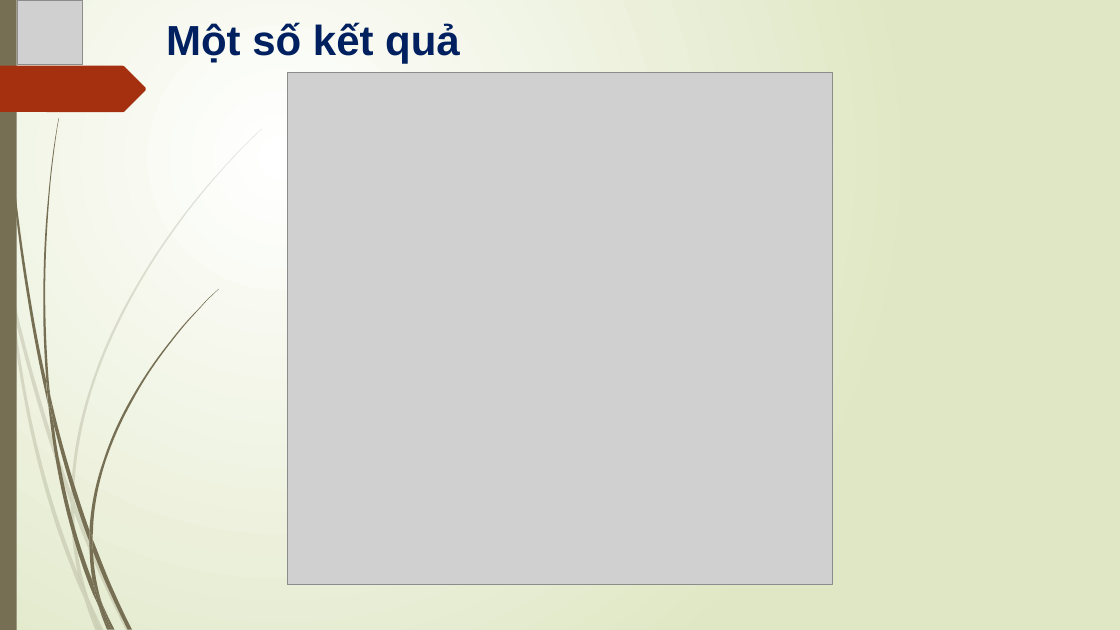
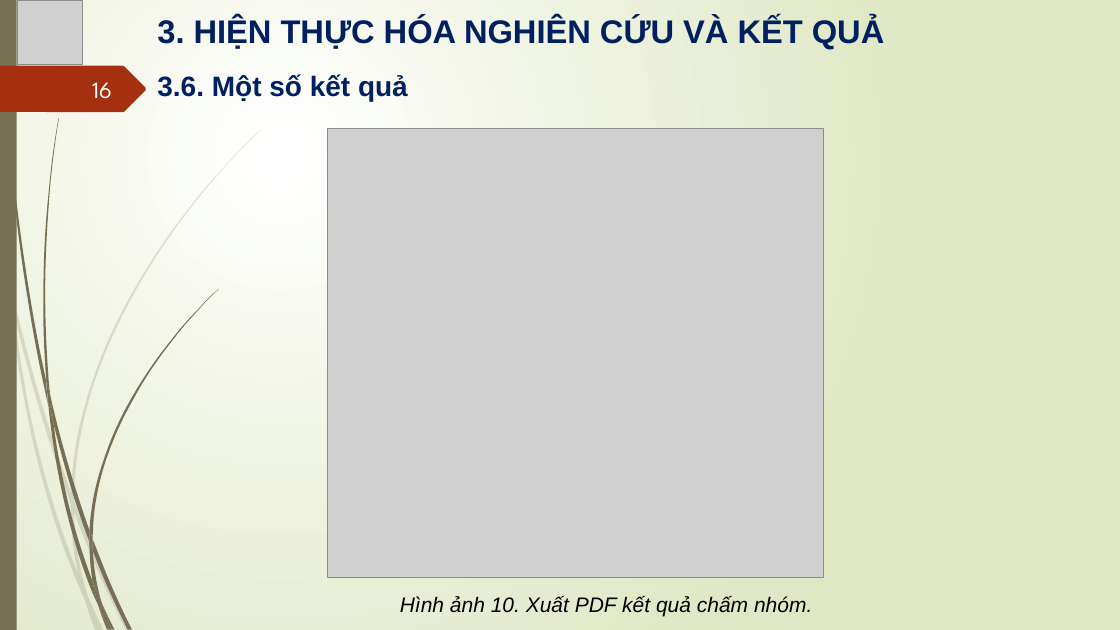
Before and after one commit to thaihunghung/tn-da20ttb-110120031-tranthaihung-xdapivhtcdttcdasvcntt, a slide deck: slide 16 of docs/XAYDUNGAPIVAHE_THONGCHAMDIEM.pptx (slide 13 before the commit). Drawn at 1120x630 pixels with LibreOffice and Linux fonts; fonts in the diff are those of the drawing; grey boxes stand for pictures. Boxes give left, top, right and bottom in pixels: in the first picture for what was removed or moved away, otherwise in the second. Text is boxed around its words. In the diff, an @@ line names an element or a change of style, - is before the commit and + after.

```diff
--- a/docs/XAYDUNGAPIVAHE_THONGCHAMDIEM.pptx
+++ b/docs/XAYDUNGAPIVAHE_THONGCHAMDIEM.pptx
@@ text added at (157,17,885,49), 28 pt, text #002060, bold @@
+3. HIỆN THỰC HÓA NGHIÊN CỨU VÀ KẾT QUẢ
@@ page number added at (92,82,112,99), 20 pt, text #FEFFFF @@
+16
@@ text at (157,74,408,101): text changed; size 36 to 24 pt @@
-Một số kết quả
+3.6. Một số kết quả
@@ picture: place and size @@
-picture at (287,73,833,586)
+picture at (328,129,823,577)
@@ text added at (400,596,812,617), 18 pt, text #000000, italic @@
+Hình ảnh 10. Xuất PDF kết quả chấm nhóm.
```
Also in this commit, not shown: 13 other slides changed, 7 slides added, 6 slides removed, 12 other files.
